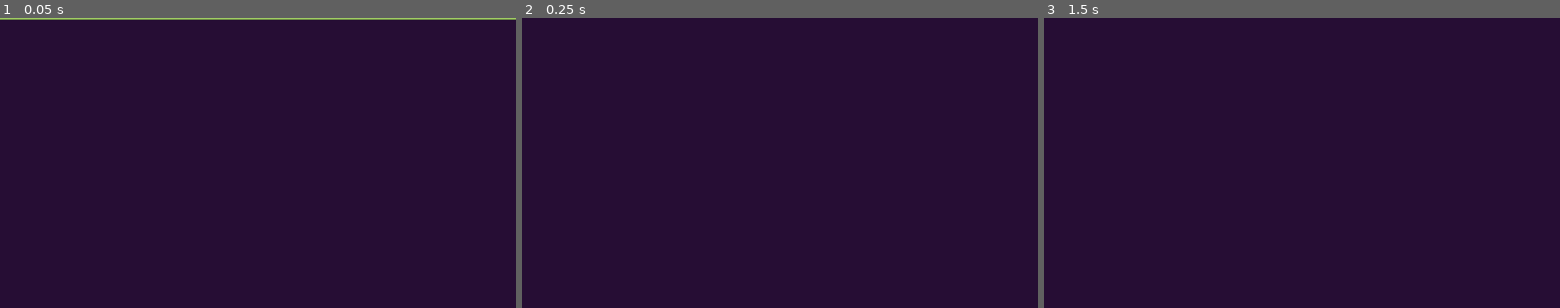
Above: before the commit, frames 1-3 (left to right).
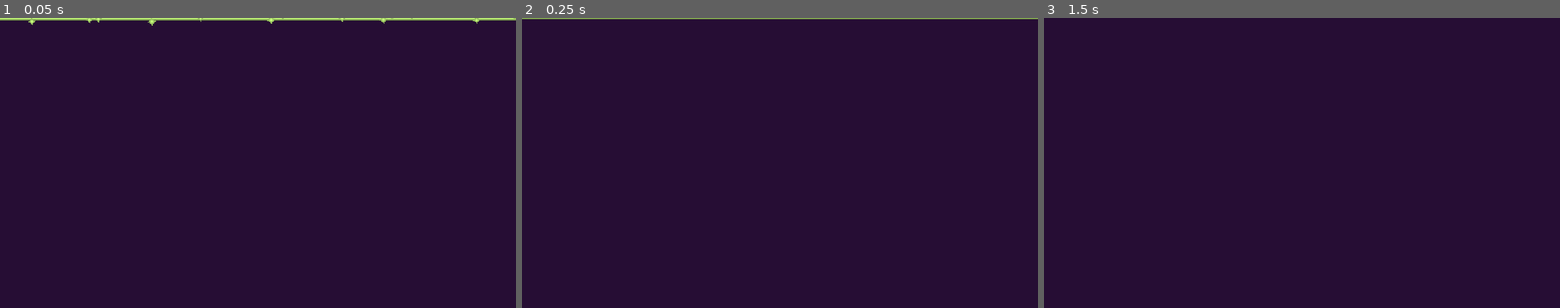
Above: after the commit, the same moments.

Repository: bear-minimum-studio/space-bear
Game: Godot game, scene res://weapons/projectiles/laser/HealingLaser.tscn
Same seed, same stepped clock (60 frames per second), same inputs: the game is played once before the commit and once after it. This scene is started directly instead of the project's main scene.
Inputs:
- Up to frame 1 (0.05 s): no input
- Up to frame 2 (0.25 s): no input
- Up to frame 3 (1.5 s): tap Enter (upgrade) at 0.5 s; hold Right (turn_right) 0.53-1.28 s; hold X (cycle_selection) 0.53-1.28 s; tap Space (fire) at 1.25 s; hold Ctrl (brake) from 1.28 s (still down); tap Down (decelerate) at 1.35 s

The runs differ from the first frame. In frame 1, 0.9% of the frame differs, in the area x 0-100%, y 0-3%; in frame 2, 0.4%; in frame 3, nothing differs.

Commit message:
feat: add laser particles

Diff:
--- a/weapons/projectiles/laser/HealingLaser.tscn
+++ b/weapons/projectiles/laser/HealingLaser.tscn
@@ -11,3 +11,9 @@
 
 [node name="RayCast2D" parent="." index="2"]
 collision_mask = 128
+
+[node name="LongParticles" parent="." index="3"]
+modulate = Color(0.784314, 1, 0.490196, 1)
+
+[node name="ImpactParticles" parent="." index="4"]
+modulate = Color(0.784314, 1, 0.490196, 1)
--- a/weapons/projectiles/laser/Laser.gd
+++ b/weapons/projectiles/laser/Laser.gd
@@ -4,6 +4,8 @@
 @onready var line_2d = $Line2D
 @onready var ray_cast_2d = $RayCast2D
 @onready var animation_player = $AnimationPlayer
+@onready var long_particles = $LongParticles
+@onready var impact_particles = $ImpactParticles
 
 var shooter: Node2D
 
@@ -14,6 +16,7 @@
 		laser_range = new_range
 		_update_sprite_length(laser_range)
 		_update_raycast_range(laser_range)
+		_update_particles_length(laser_range)
 
 func init(laser_range_init, shooter_init: Node2D, damage_or_heal_init: int):
 	self.laser_range = laser_range_init
@@ -36,6 +39,7 @@
 		distance = (coll - global_position).length()
 
 	_update_sprite_length(distance)
+	_update_particles_length(distance)
 
 	await animation_player.animation_finished
 	if not Engine.is_editor_hint():
@@ -54,5 +58,15 @@
 	var last_point_index = line_2d.get_point_count() - 1
 	line_2d.set_point_position(last_point_index, length * Vector2.RIGHT)
 
+func _update_particles_length(length: float):
+	if long_particles != null:
+		var em: ParticleProcessMaterial = long_particles.process_material
+		em.emission_box_extents.x = length / 2
+
+		long_particles.transform.origin = Vector2.RIGHT * length / 2
+
+	if impact_particles != null:
+		impact_particles.transform.origin = Vector2.RIGHT * length
+
 func _hit(area_or_body):
 	HealthSystem.hit_health_system(area_or_body, damage_or_heal)
--- a/weapons/projectiles/laser/Laser.tscn
+++ b/weapons/projectiles/laser/Laser.tscn
@@ -6,6 +6,7 @@
 [ext_resource type="Texture2D" uid="uid://dhau7hrdgsbah" path="res://weapons/projectiles/laser/laser3.png" id="3_kktai"]
 [ext_resource type="Texture2D" uid="uid://7nk8kcdq0c0e" path="res://weapons/projectiles/laser/laser4.png" id="4_wmnov"]
 [ext_resource type="Texture2D" uid="uid://clmgpkfs2i5di" path="res://weapons/projectiles/laser/laser5.png" id="5_25aw3"]
+[ext_resource type="Texture2D" uid="uid://k1j807jxspgs" path="res://weapons/projectiles/laser/laser_particles.png" id="7_ra3l6"]
 
 [sub_resource type="Animation" id="Animation_66l76"]
 resource_name = "Laser"
@@ -22,6 +23,30 @@
 "update": 1,
 "values": [ExtResource("1_ws664"), ExtResource("2_ubxem"), ExtResource("3_kktai"), ExtResource("4_wmnov"), ExtResource("5_25aw3")]
 }
+tracks/1/type = "value"
+tracks/1/imported = false
+tracks/1/enabled = true
+tracks/1/path = NodePath("LongParticles:emitting")
+tracks/1/interp = 1
+tracks/1/loop_wrap = true
+tracks/1/keys = {
+"times": PackedFloat32Array(0),
+"transitions": PackedFloat32Array(1),
+"update": 1,
+"values": [true]
+}
+tracks/2/type = "value"
+tracks/2/imported = false
+tracks/2/enabled = true
+tracks/2/path = NodePath("ImpactParticles:emitting")
+tracks/2/interp = 1
+tracks/2/loop_wrap = true
+tracks/2/keys = {
+"times": PackedFloat32Array(0),
+"transitions": PackedFloat32Array(1),
+"update": 1,
+"values": [true]
+}
 
 [sub_resource type="Animation" id="Animation_ny7h5"]
 length = 0.001
@@ -37,12 +62,67 @@
 "update": 1,
 "values": [ExtResource("1_ws664")]
 }
+tracks/1/type = "value"
+tracks/1/imported = false
+tracks/1/enabled = true
+tracks/1/path = NodePath("LongParticles:emitting")
+tracks/1/interp = 1
+tracks/1/loop_wrap = true
+tracks/1/keys = {
+"times": PackedFloat32Array(0),
+"transitions": PackedFloat32Array(1),
+"update": 1,
+"values": [false]
+}
+tracks/2/type = "value"
+tracks/2/imported = false
+tracks/2/enabled = true
+tracks/2/path = NodePath("ImpactParticles:emitting")
+tracks/2/interp = 1
+tracks/2/loop_wrap = true
+tracks/2/keys = {
+"times": PackedFloat32Array(0),
+"transitions": PackedFloat32Array(1),
+"update": 1,
+"values": [true]
+}
 
 [sub_resource type="AnimationLibrary" id="AnimationLibrary_a2wvg"]
 _data = {
 "Laser": SubResource("Animation_66l76"),
 "RESET": SubResource("Animation_ny7h5")
 }
+
+[sub_resource type="Curve" id="Curve_05y75"]
+_data = [Vector2(0, 1), 0.0, 0.0, 0, 0, Vector2(1, 0), 0.0, 0.0, 0, 0]
+point_count = 2
+
+[sub_resource type="CurveTexture" id="CurveTexture_1ranw"]
+curve = SubResource("Curve_05y75")
+
+[sub_resource type="ParticleProcessMaterial" id="ParticleProcessMaterial_ofhlj"]
+emission_shape = 3
+emission_box_extents = Vector3(250, 1, 1)
+particle_flag_disable_z = true
+spread = 180.0
+gravity = Vector3(2.08165e-12, 2.08165e-12, 2.08165e-12)
+initial_velocity_min = 50.0
+initial_velocity_max = 100.0
+orbit_velocity_min = 0.0
+orbit_velocity_max = 0.0
+scale_min = 0.5
+scale_curve = SubResource("CurveTexture_1ranw")
+
+[sub_resource type="ParticleProcessMaterial" id="ParticleProcessMaterial_gmki3"]
+particle_flag_disable_z = true
+spread = 90.0
+gravity = Vector3(2.08165e-12, 2.08165e-12, 2.08165e-12)
+initial_velocity_min = 50.0
+initial_velocity_max = 100.0
+orbit_velocity_min = 0.0
+orbit_velocity_max = 0.0
+scale_min = 0.5
+scale_curve = SubResource("CurveTexture_1ranw")
 
 [node name="Laser" type="Node2D"]
 script = ExtResource("1_2o8ra")
@@ -55,7 +135,6 @@
 
 [node name="AnimationPlayer" type="AnimationPlayer" parent="."]
 autoplay = "Laser"
-speed_scale = 2.0
 libraries = {
 "": SubResource("AnimationLibrary_a2wvg")
 }
@@ -64,3 +143,25 @@
 target_position = Vector2(500, 0)
 collision_mask = 6
 hit_from_inside = true
+
+[node name="LongParticles" type="GPUParticles2D" parent="."]
+modulate = Color(1, 0.321569, 0.717647, 1)
+position = Vector2(250, 0)
+emitting = false
+amount = 30
+process_material = SubResource("ParticleProcessMaterial_ofhlj")
+texture = ExtResource("7_ra3l6")
+lifetime = 0.2
+one_shot = true
+explosiveness = 0.7
+
+[node name="ImpactParticles" type="GPUParticles2D" parent="."]
+modulate = Color(1, 0.321569, 0.717647, 1)
+position = Vector2(500, 0)
+rotation = -3.14159
+amount = 30
+process_material = SubResource("ParticleProcessMaterial_gmki3")
+texture = ExtResource("7_ra3l6")
+lifetime = 0.5
+one_shot = true
+explosiveness = 0.7
Not shown: 1 places in weapons/projectiles/laser/Laser.tscn that only renumber resources
Binary file added: weapons/projectiles/laser/laser_particles.png
Not shown, added: weapons/projectiles/laser/laser_particles.png.import
